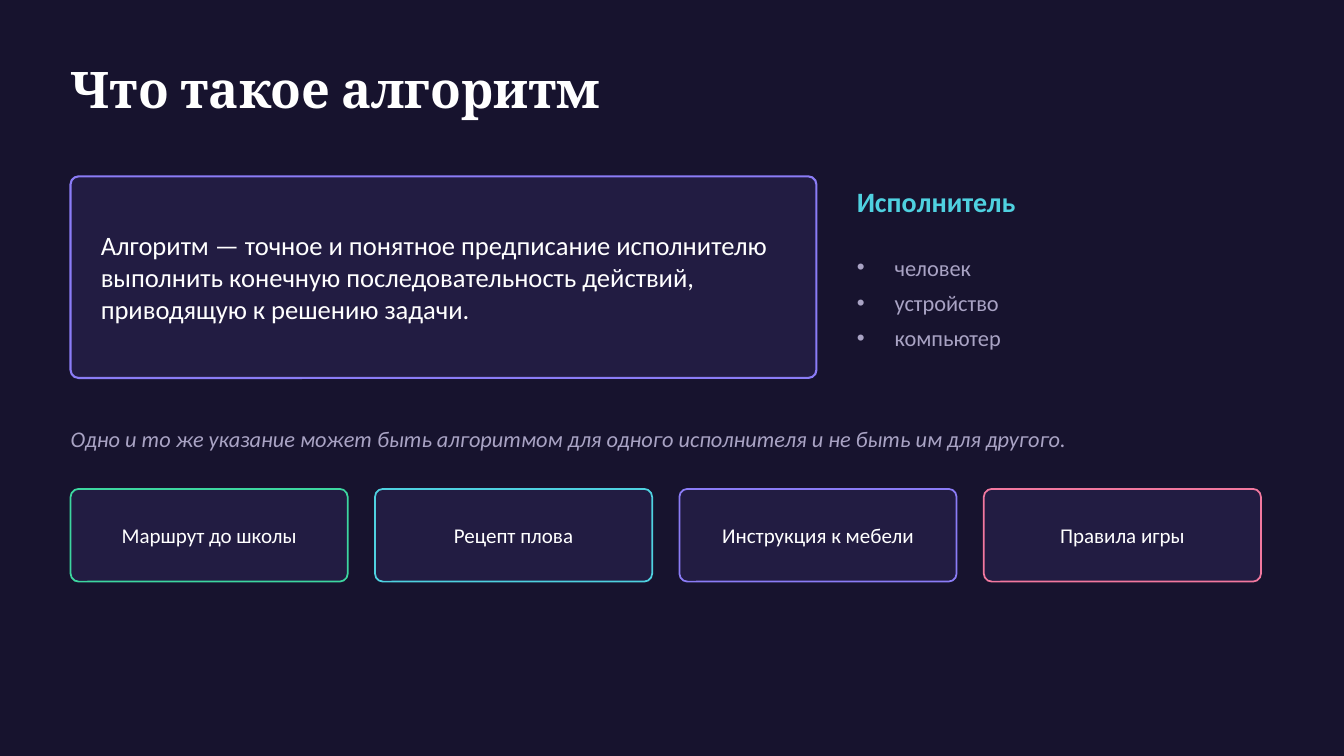
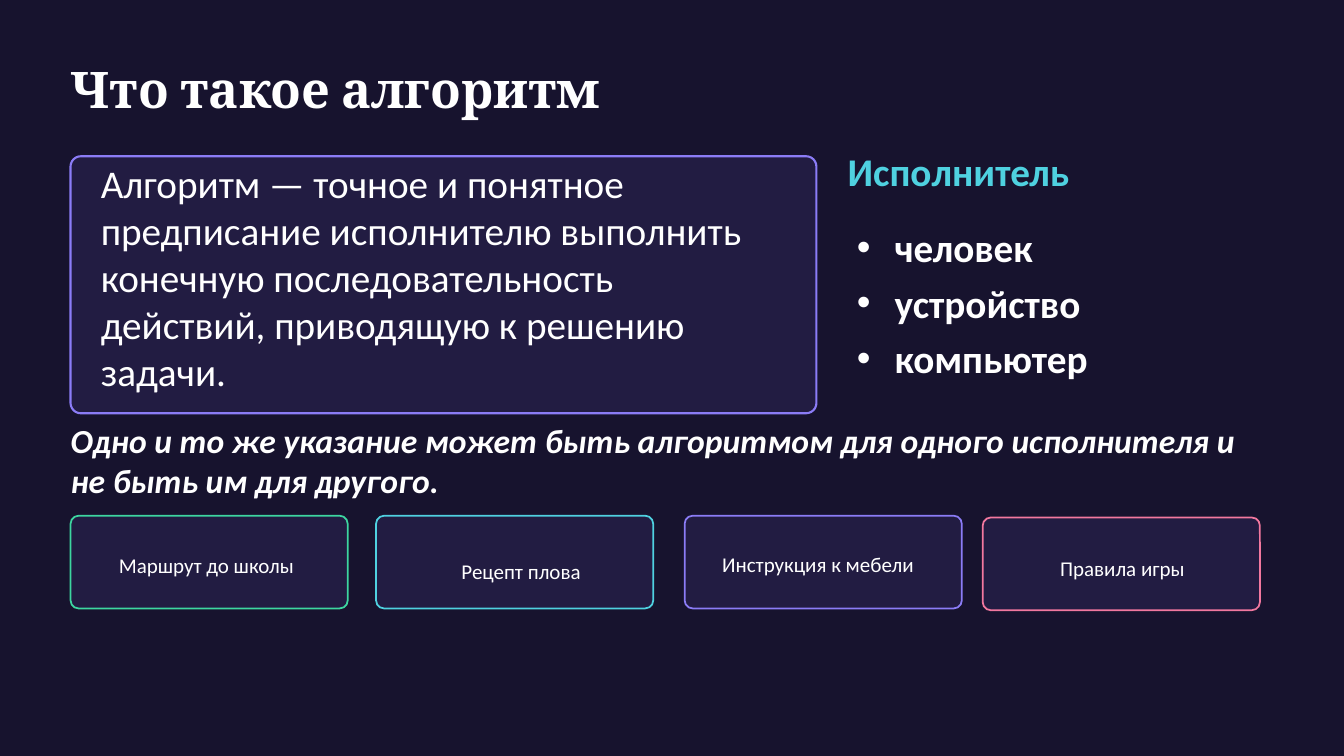
Before and after one commit to MuhammadMusa1/Pulotovschool, a slide deck: slide 3 of 10 класс/urok1/Презентация_занятие1_финал.pptx. Drawn at 1344x756 pixels with LibreOffice and Linux fonts; fonts in the diff are those of the drawing. Boxes give left, top, right and bottom in pixels: in the first picture for what was removed or moved away, otherwise in the second. Text is boxed around its words. In the diff, an @@ line names an element or a change of style, - is before the commit and + after.

```diff
--- a/10 класс/urok1/Презентация_занятие1_финал.pptx
+++ b/10 класс/urok1/Презентация_занятие1_финал.pptx
@@ rounded rectangle: place and size @@
-rounded rectangle at (71,176,817,378)
+rounded rectangle at (71,156,817,413)
@@ text "Алгоритм — точное и понятное ..." at (101,173,741,393): size 19 to 28 pt @@
@@ text "Исполнитель": place and size @@
-text "Исполнитель" at (857,194,1016,212)
+text "Исполнитель" at (848,160,1070,187)
@@ text "Исполнитель" at (848,160,1070,187): size 20 to 28 pt @@
@@ text "человек" at (895,242,1088,379): size 16 to 28 pt, text colour #A9A3C4 to #FFFFFF, bold on @@
@@ text "Одно и то же указание ..." at (71,430,1235,499): size 16 to 24 pt, text colour #A9A3C4 to #FFFFFF, bold on @@
@@ rounded rectangle: place and size @@
-rounded rectangle at (71,489,348,582)
+rounded rectangle at (71,516,348,609)
@@ text "Маршрут до школы": place and size @@
-text "Маршрут до школы" at (122,529,296,547)
+text "Маршрут до школы" at (119,559,294,577)
@@ rounded rectangle: place and size @@
-rounded rectangle at (375,489,652,582)
+rounded rectangle at (376,516,653,609)
@@ text "Рецепт плова": place and size @@
-text "Рецепт плова" at (454,529,573,547)
+text "Рецепт плова" at (461,565,581,583)
@@ rounded rectangle: place and size @@
-rounded rectangle at (680,489,957,582)
+rounded rectangle at (685,516,962,609)
@@ 2 texts, 1 rounded rectangle: place and size @@
-2 texts, 1 rounded rectangle at (722,489,1261,582)
+2 texts, 1 rounded rectangle at (722,517,1260,610)
```
Also in this commit, not shown: 16 other slides changed, 5 other files.
